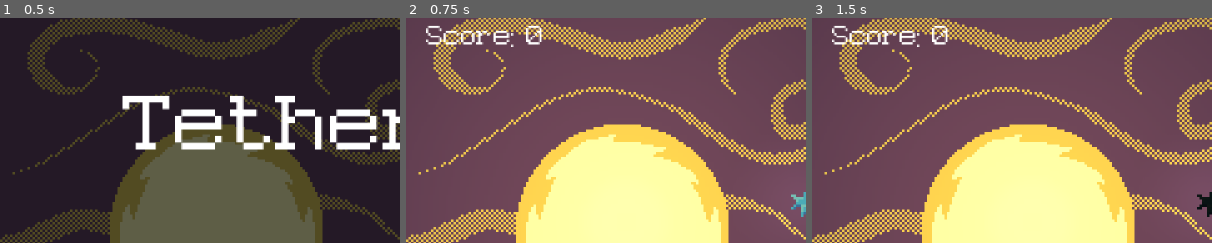
Above: before the commit, frames 1-3 (left to right).
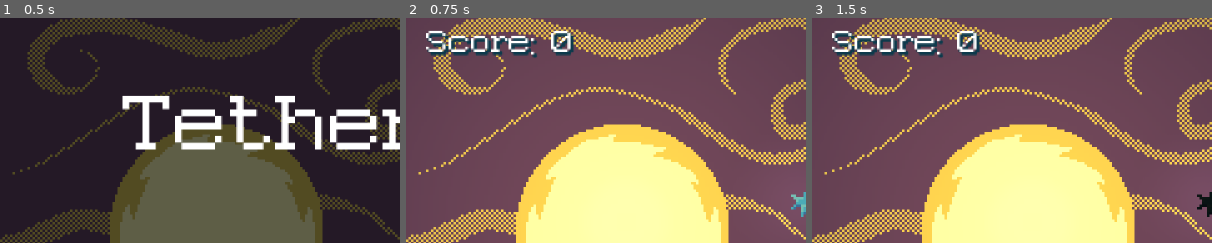
Above: after the commit, the same moments.

Repository: MonkMir/tether-game
Game: Godot game, scene res://main.tscn
Two runs of this game, one before a commit and one after it. Both use one fixed random seed, a clock stepped at 60 frames per second and the inputs below.
Inputs (mouse positions are % of the whole screen's width and height, from its top left):
- Up to frame 1 (0.5 s): no input
- Up to frame 2 (0.75 s): click "PLAY" at 0.5 s
- Up to frame 3 (1.5 s): tap Enter (ui_accept) at 1.25 s; move the mouse to (72, 45) at 1.27 s; press the mouse at (72, 45) at 1.28 s
The pictures show only the part of the screen within x 0-50%, y 8-58%; the shares and areas given below are measured in that part.

Frame 1 is identical in both runs. In frame 2, 3.0% of the frame differs, in the area x 5-42%, y 3-18%; in frame 3, 3.0%.

Commit message:
Display leaderboard on game over and fix save bug
Game over screen now features a leaderboard display.
Fixes a bug that caused the save data not to update properly when
lowering the max highscore entries variable.
Adds a text theme that shouldn't have been in this commit ¯\(ツ)/¯

Diff:
--- /dev/null
+++ b/components/plain_label.tres
@@ -0,0 +1,39 @@
+[gd_resource type="Theme" format=3 uid="uid://dhm80kv80ja5w"]
+
+[ext_resource type="FontFile" uid="uid://bhe7lybmiijm6" path="res://components/EpsonPixeledRegular-0Py9.ttf" id="1_sl4tj"]
+
+[sub_resource type="StyleBoxFlat" id="StyleBoxFlat_67gtg"]
+content_margin_left = 4.0
+content_margin_top = 4.0
+content_margin_right = 4.0
+content_margin_bottom = 4.0
+bg_color = Color(1, 1, 1, 0.75)
+draw_center = false
+border_width_left = 2
+border_width_top = 2
+border_width_right = 2
+border_width_bottom = 2
+corner_radius_top_left = 3
+corner_radius_top_right = 3
+corner_radius_bottom_right = 3
+corner_radius_bottom_left = 3
+corner_detail = 5
+expand_margin_left = 2.0
+expand_margin_top = 2.0
+expand_margin_right = 2.0
+expand_margin_bottom = 2.0
+
+[sub_resource type="StyleBoxEmpty" id="StyleBoxEmpty_byfxv"]
+
+[resource]
+default_font = ExtResource("1_sl4tj")
+default_font_size = 10
+Label/colors/font_color = Color(1, 1, 1, 1)
+Label/colors/font_shadow_color = Color(0.050980393, 0.22745098, 0.29803923, 1)
+Label/constants/line_spacing = 3
+Label/constants/outline_size = 0
+Label/constants/shadow_offset_x = 1
+Label/constants/shadow_offset_y = 1
+Label/constants/shadow_outline_size = 1
+Label/styles/focus = SubResource("StyleBoxFlat_67gtg")
+Label/styles/normal = SubResource("StyleBoxEmpty_byfxv")
--- a/levels/level_1.tscn
+++ b/levels/level_1.tscn
@@ -7,7 +7,7 @@
 [ext_resource type="PackedScene" uid="uid://dkq6ilqibkqvo" path="res://enemies/bomber/bomber_enemy.tscn" id="4_08mmt"]
 [ext_resource type="PackedScene" uid="uid://cm6ubd5en4t7e" path="res://enemies/parabolic/parabolic_enemy.tscn" id="5_5ot28"]
 [ext_resource type="Script" uid="uid://da7f2buhged70" path="res://ui/score_label.gd" id="6_aerfg"]
-[ext_resource type="FontFile" uid="uid://bhe7lybmiijm6" path="res://components/EpsonPixeledRegular-0Py9.ttf" id="7_3sk1a"]
+[ext_resource type="Theme" uid="uid://dhm80kv80ja5w" path="res://components/plain_label.tres" id="8_aerfg"]
 [ext_resource type="Texture2D" uid="uid://do58e0257b0fx" path="res://levels/level1_background_tg.png" id="8_l53as"]
 [ext_resource type="Script" uid="uid://b6tcem6xojnym" path="res://levels/particle_system/particle_spawner.gd" id="10_08mmt"]
 [ext_resource type="PackedScene" uid="uid://dt7c8232do51" path="res://levels/particle_system/sparks_effect.tscn" id="11_5ot28"]
@@ -23,9 +23,6 @@
 height = 128
 fill = 1
 fill_from = Vector2(0.5, 0.5)
-
-[sub_resource type="LabelSettings" id="LabelSettings_c5177"]
-font_size = 8
 
 [node name="Level1" type="Node2D" unique_id=657166130]
 
@@ -71,9 +68,8 @@
 offset_top = 16.0
 offset_right = 40.0
 offset_bottom = 28.0
-theme_override_fonts/font = ExtResource("7_3sk1a")
+theme = ExtResource("8_aerfg")
 text = "Score: 0"
-label_settings = SubResource("LabelSettings_c5177")
 script = ExtResource("6_aerfg")
 
 [node name="Camera2D" type="Camera2D" parent="." unique_id=1506603802]
--- a/systems/game_state.gd
+++ b/systems/game_state.gd
@@ -10,13 +10,14 @@
 		if new_bool == true and is_game_over == false:
 			is_game_over = new_bool
 			_update_leaderboard()
+			SignalBus.game_over.emit()
 		else: is_game_over = new_bool
 
 var combo_counter : int = 0
 var last_pause_toggle_frame: int = 0
 var score : int = 0
 var leaderboard: Array = []
-var _max_score_entries : int = 10
+var _max_score_entries : int = 5
 
 
 func _ready():
@@ -36,7 +37,7 @@
 	leaderboard.sort()
 	leaderboard.reverse()
 	if leaderboard.size() > _max_score_entries:
-		leaderboard.pop_back()
+		leaderboard.resize(_max_score_entries)
 
 	SaveManager.save_game_data()
 
--- a/systems/signal_bus.gd
+++ b/systems/signal_bus.gd
@@ -1,4 +1,10 @@
 extends Node
+
+# GAME OVER
+
+signal game_over()
+
+# PARTICLES
 
 signal player_hit(position: Vector2, attacker_position: Vector2)
 signal enemy_hit(position: Vector2, attacker_position: Vector2)
--- a/ui/game_over_screen.gd
+++ b/ui/game_over_screen.gd
@@ -1,4 +1,13 @@
 extends MarginContainer
+
+
+@export var default_focus_object : Control
+@onready var _manager : Control = get_parent()
+
+@onready var scores_vbox: BoxContainer = %ScoresBox
+@onready var score_template: Label = %ScoreTemplate
+
+@onready var header: Label = $MainVBox/Header
 
 func _process(_delta):
 	if GameState.is_game_over:
@@ -9,3 +18,39 @@
 		get_tree().reload_current_scene()
 		# Make sure to update is_pausable if it reloads the level
 		GameState.game_over_reset()
+
+
+func _initialize_header() -> void:
+	var score_placement : int = GameState.leaderboard.find(GameState.score)
+
+	if score_placement == -1: # no placement
+		header.text = "ur trash give up. your performance offends me like irl"
+	elif score_placement == 0: # highest score
+		header.text = "Woah Buster, don't get too quirky! or I'LL BUST!! :D"
+	else: # general leaderboard placement
+		header.text = "I painterd yours yellow so you don't get lost : )"
+
+
+
+func initialize_game_over_screen() -> void:
+	_initialize_header()
+
+	for child in scores_vbox.get_children():
+		if child != score_template:
+			child.queue_free()
+
+	for index in GameState.leaderboard.size():
+		var index_score: int = GameState.leaderboard[index]
+
+		var new_display: Label = score_template.duplicate()
+		new_display.text = str(index + 1) + ".   " + str(index_score)
+		new_display.visible = true
+		scores_vbox.add_child(new_display)
+
+		if index_score == GameState.score:
+			new_display.add_theme_color_override("font_color", Color.GOLD)
+
+
+func set_menu_properties():
+	_manager.default_focus = null
+	_manager.mouse_reset_data = null
--- a/ui/in_game_ui.tscn
+++ b/ui/in_game_ui.tscn
@@ -6,6 +6,7 @@
 [ext_resource type="Texture2D" uid="uid://do58e0257b0fx" path="res://levels/level1_background_tg.png" id="1_mp7fp"]
 [ext_resource type="Script" uid="uid://6o4txy54pcjf" path="res://ui/main_menu.gd" id="2_a45jx"]
 [ext_resource type="Script" uid="uid://dyg3c4hhurma1" path="res://ui/game_over_screen.gd" id="6_lu04y"]
+[ext_resource type="Theme" uid="uid://dhm80kv80ja5w" path="res://components/plain_label.tres" id="7_2dwke"]
 
 [sub_resource type="Theme" id="Theme_lu04y"]
 default_font = ExtResource("1_iakjd")
@@ -19,7 +20,7 @@
 corner_radius_bottom_right = 5
 
 [sub_resource type="StyleBoxFlat" id="StyleBoxFlat_fqvwy"]
-bg_color = Color(0.7372549, 0.7490196, 0.3882353, 1)
+bg_color = Color(0.737, 0.749, 0.388, 1)
 skew = Vector2(0.28, 0)
 corner_radius_top_left = 5
 corner_radius_top_right = 3
@@ -251,7 +252,6 @@
 text = "QUIT"
 
 [node name="GameOverScreen" type="MarginContainer" parent="MenuManager" unique_id=704737577]
-visible = false
 layout_mode = 1
 anchors_preset = 15
 anchor_right = 1.0
@@ -260,12 +260,48 @@
 grow_vertical = 2
 script = ExtResource("6_lu04y")
 
-[node name="Label" type="Label" parent="MenuManager/GameOverScreen" unique_id=2056501418]
-layout_mode = 2
-size_flags_horizontal = 4
-theme_override_colors/font_shadow_color = Color(0.050980393, 0.22745098, 0.29803923, 1)
-theme_override_font_sizes/font_size = 18
-text = "ur trash give up"
+[node name="MainVBox" type="VBoxContainer" parent="MenuManager/GameOverScreen" unique_id=727522974]
+layout_mode = 2
+size_flags_horizontal = 4
+size_flags_vertical = 4
+theme_override_constants/separation = 8
+
+[node name="Header" type="Label" parent="MenuManager/GameOverScreen/MainVBox" unique_id=2056501418]
+layout_mode = 2
+size_flags_horizontal = 4
+theme = ExtResource("7_2dwke")
+theme_override_font_sizes/font_size = 7
+text = "Your text here :O"
+
+[node name="PanelContainer" type="MarginContainer" parent="MenuManager/GameOverScreen/MainVBox" unique_id=1494128120]
+layout_mode = 2
+size_flags_horizontal = 4
+size_flags_vertical = 4
+
+[node name="Texture" type="ColorRect" parent="MenuManager/GameOverScreen/MainVBox/PanelContainer" unique_id=1763792595]
+layout_mode = 2
+color = Color(0.40392157, 0.59607846, 0.6666667, 1)
+
+[node name="Leaderboard" type="MarginContainer" parent="MenuManager/GameOverScreen/MainVBox/PanelContainer" unique_id=249462209]
+layout_mode = 2
+size_flags_horizontal = 4
+size_flags_vertical = 4
+theme_override_constants/margin_left = 7
+theme_override_constants/margin_top = 4
+theme_override_constants/margin_right = 7
+theme_override_constants/margin_bottom = 4
+
+[node name="ScoresBox" type="VBoxContainer" parent="MenuManager/GameOverScreen/MainVBox/PanelContainer/Leaderboard" unique_id=1811271269]
+unique_name_in_owner = true
+layout_mode = 2
+theme_override_constants/separation = 5
+
+[node name="ScoreTemplate" type="Label" parent="MenuManager/GameOverScreen/MainVBox/PanelContainer/Leaderboard/ScoresBox" unique_id=2034885292]
+unique_name_in_owner = true
+visible = false
+layout_mode = 2
+theme = ExtResource("7_2dwke")
+theme_override_font_sizes/font_size = 10
 
 [connection signal="timeout" from="MenuManager/DelayUntilRepeat" to="MenuManager" method="_on_delay_until_repeat_timeout"]
 [connection signal="timeout" from="MenuManager/RepeatInterval" to="MenuManager" method="_on_repeat_interval_timeout"]
--- a/ui/menu_manager.gd
+++ b/ui/menu_manager.gd
@@ -37,6 +37,7 @@
 
 func _ready():
 	GameState.pause_toggled.connect(_on_pause_toggled)
+	SignalBus.game_over.connect(_on_game_over)
 
 	dot_tilt_tolerance = cos(deg_to_rad(tolerance_angle_degrees))
 
@@ -100,7 +101,7 @@
 #endregion
 
 # Split this region further
-#region HELPER FUNCTIONS
+#region MANAGER FUNCTIONS
 # MENU TOGGLING
 
 
@@ -307,6 +308,10 @@
 		while $PauseMenu in _menu_stack:
 			close_top_menu()
 
+
+func _on_game_over():
+	open_menu($GameOverScreen)
+	$GameOverScreen.initialize_game_over_screen()
 #endregion
 
 # TIMEOUT CALLBACKS
